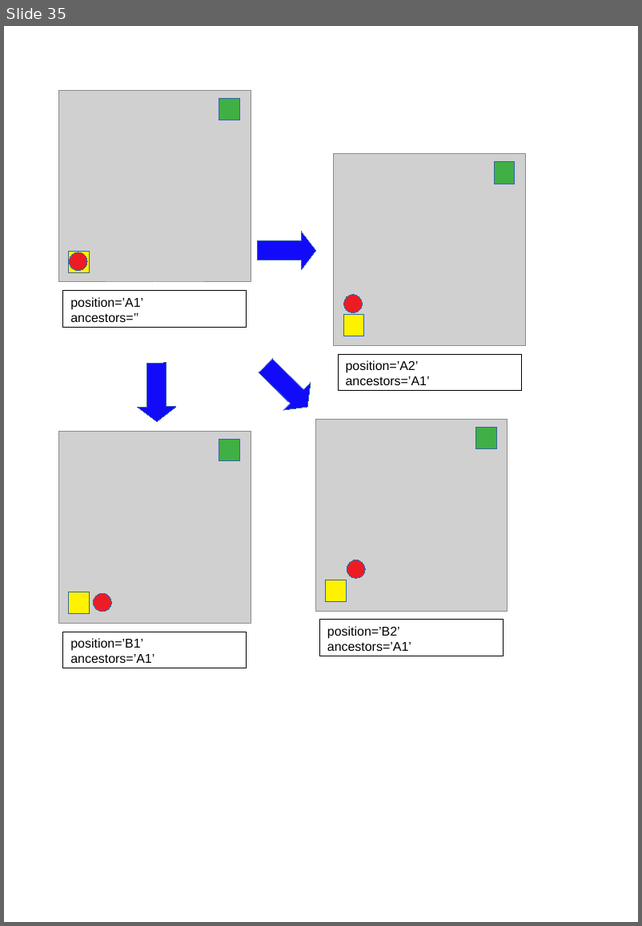
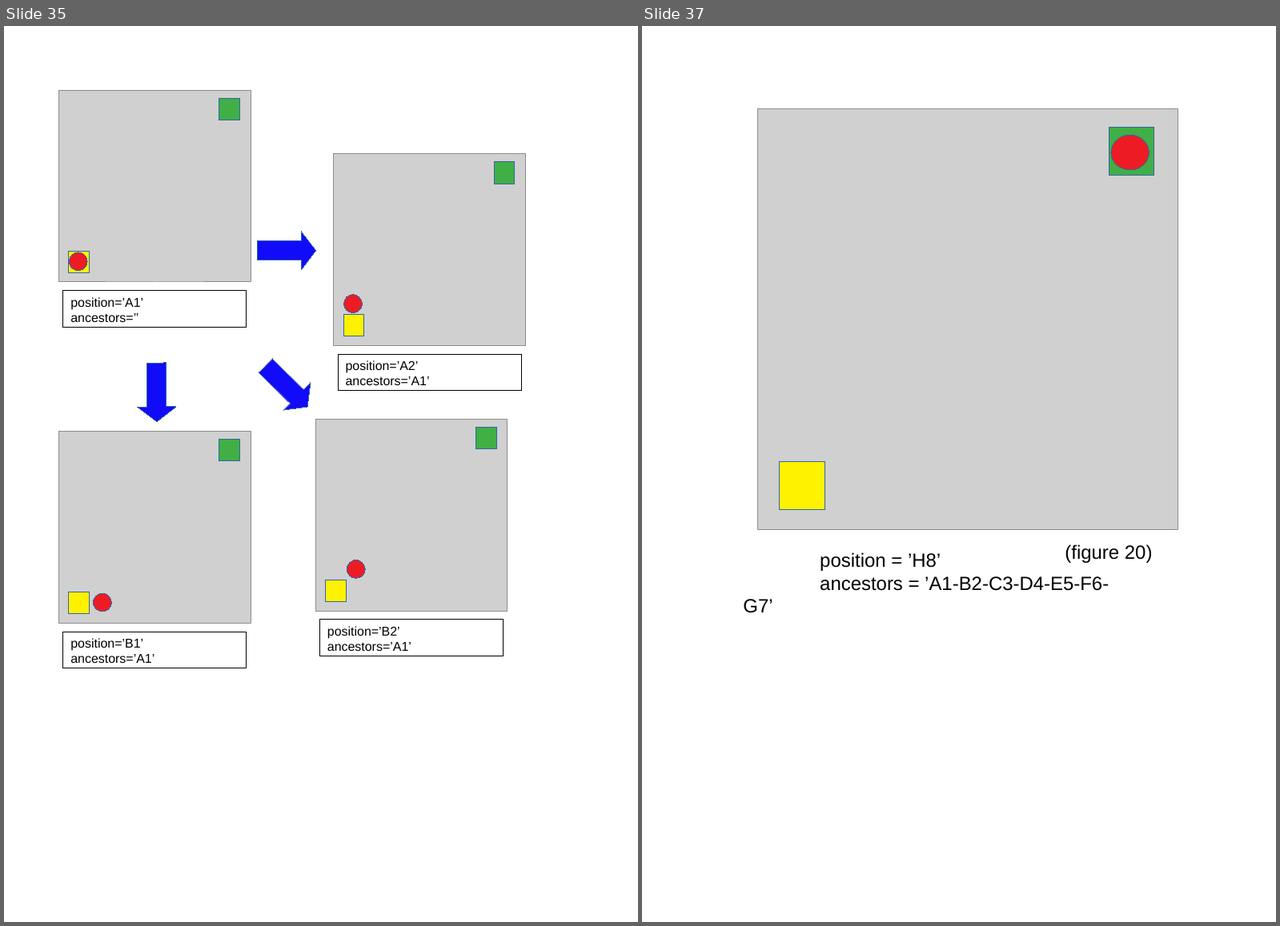
Before and after one commit to fabhrius/La-Cosa, a slide deck: capitulos/3 - Resolver un problema simple/Resolviendo un problema simple.odp. Shown side by side, each under a label of ours: slide 35 before the commit, slides 35 and 37 after it; the slides between them are not shown. The pictures are 642x926 and 1280x926 pixels, drawn with LibreOffice and Linux fonts; fonts in the diff are those of the drawing; grey boxes stand for pictures. Boxes give left, top, right and bottom in pixels: in the first picture for what was removed or moved away, otherwise in the second. Text is boxed around its words. In the diff, an @@ line names an element or a change of style, - is before the commit and + after.

```diff
--- a/capitulos/3 - Resolver un problema simple/Resolviendo un problema simple.odp
+++ b/capitulos/3 - Resolver un problema simple/Resolviendo un problema simple.odp
@@ slide 37 added at bbox=[642, 26, 1276, 922], background #FFFFFF @@
@@ picture added at bbox=[758, 108, 1177, 529] @@
@@ rectangle added at bbox=[1108, 127, 1154, 176], fill #3FAF46, outline #3465A4 0 pt @@
@@ ellipse added at bbox=[1111, 135, 1148, 170], fill #ED1C24, outline #3465A4 0 pt @@
@@ rectangle added at bbox=[779, 462, 824, 510], fill #FFF200, outline #3465A4 0 pt @@
@@ text added at bbox=[743, 552, 1108, 613], 18 pt, text #000000 @@
+position = ’H8’
+ancestors = ’A1-B2-C3-D4-E5-F6-G7’
@@ text added at bbox=[1064, 544, 1152, 563], 18 pt, text #000000 @@
+(figure 20)
```
Also in this commit, not shown: 1 other slide added, 8 other files.
